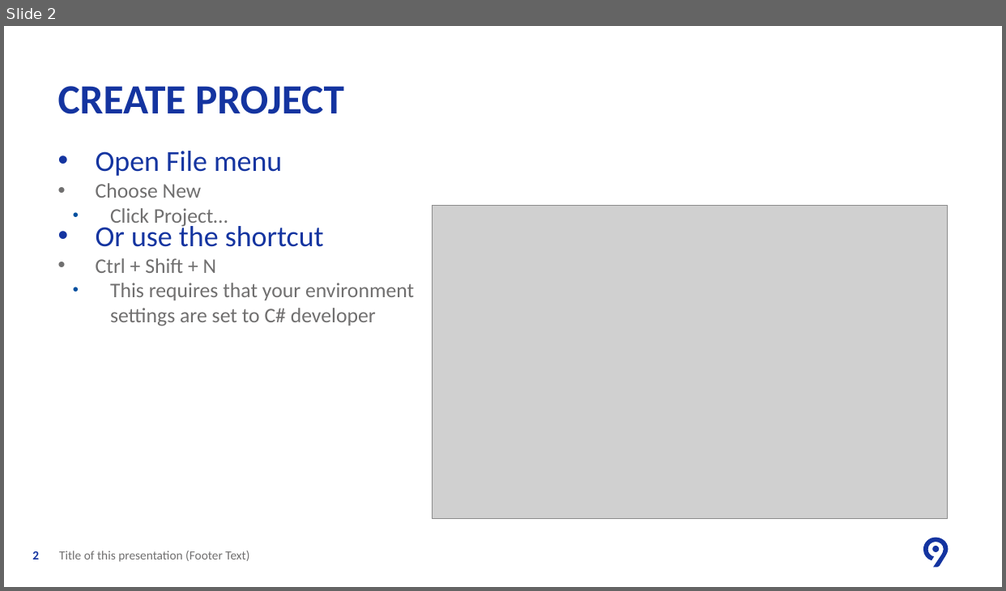
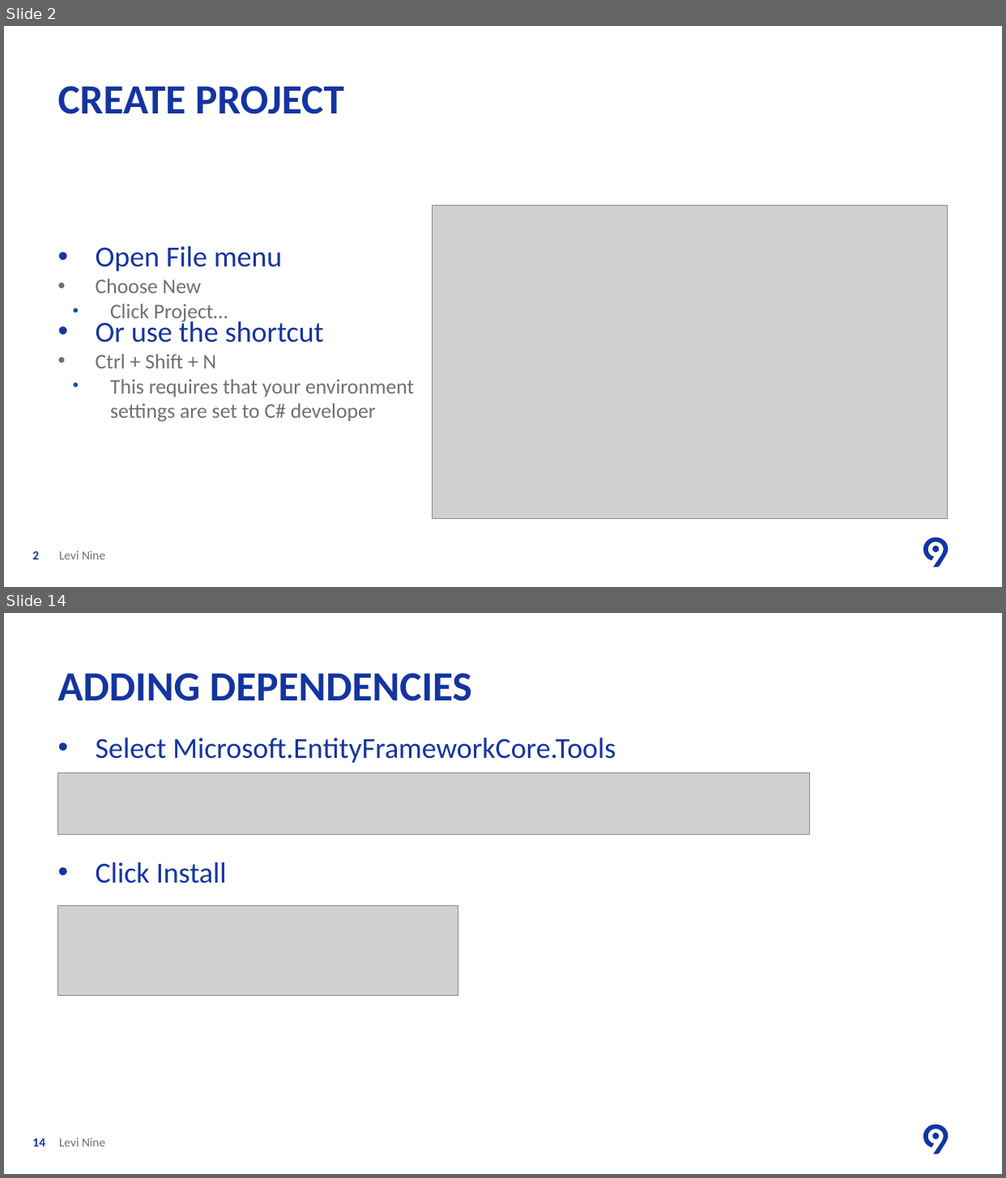
Before and after one commit to ancasturza/PracticaAC2018, a slide deck: PPT/L1/Lesson One Create Web Application.pptx. Shown one above the other, each under a label of ours: slide 2 before the commit, slides 2 and 14 after it; the slides between them are not shown. The pictures are 1006x591 and 1006x1178 pixels, drawn with LibreOffice and Linux fonts; fonts in the diff are those of the drawing; grey boxes stand for pictures; background and template pictures are left out. Boxes give left, top, right and bottom in pixels: in the first picture for what was removed or moved away, otherwise in the second. Text is boxed around its words. In the diff, an @@ line names an element or a change of style, - is before the commit and + after.

```diff
--- a/PPT/L1/Lesson One Create Web Application.pptx
+++ b/PPT/L1/Lesson One Create Web Application.pptx
@@ slide 14 added at [4,613,1002,1174], background #FFFFFF; not listed: 2 template elements that a slide beside it also shows @@
@@ title added at [58,673,472,701], 40 pt, text #1434A0, bold @@
+ADDING DEPENDENCIES
@@ text added at [96,738,616,884], 28 pt, text #1434A0 @@
+• Select Microsoft.EntityFrameworkCore.Tools
+• Click Install
@@ picture added at [58,773,809,834] @@
@@ picture added at [58,906,458,996] @@
@@ page number added at [32,1139,45,1147], 12 pt, text #1434A0, bold @@
+14
@@ text added at [59,1138,105,1147], 12 pt, text #706F6F @@
+Levi Nine
@@ slide 2 changed as well @@
@@ text "Open File menu" at [96,246,414,422]: vertical alignment top to middle @@
@@ text at [59,551,105,560]: text changed @@
-Title of this presentation (Footer Text)
+Levi Nine
```
Also in this commit, not shown: 17 other slides added, 59 other files.
